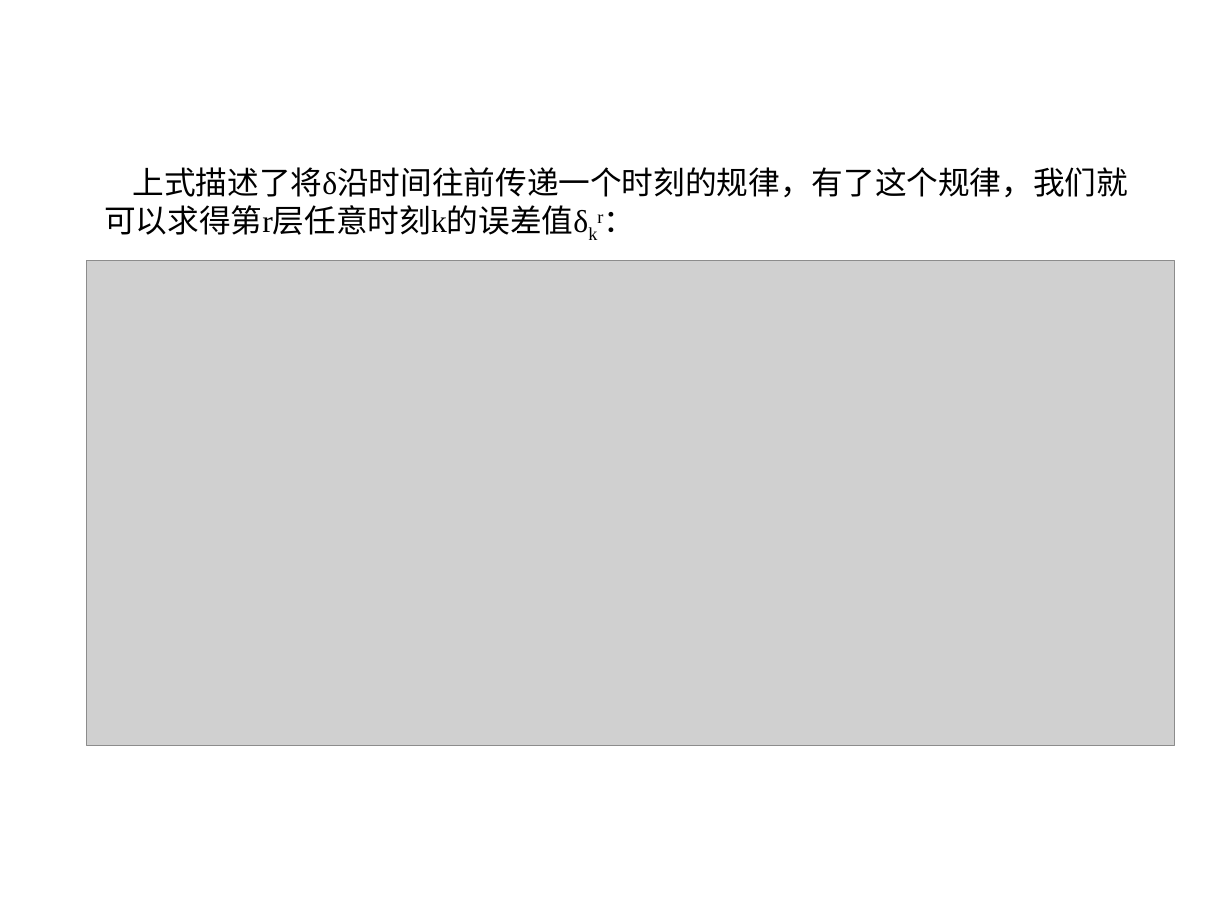
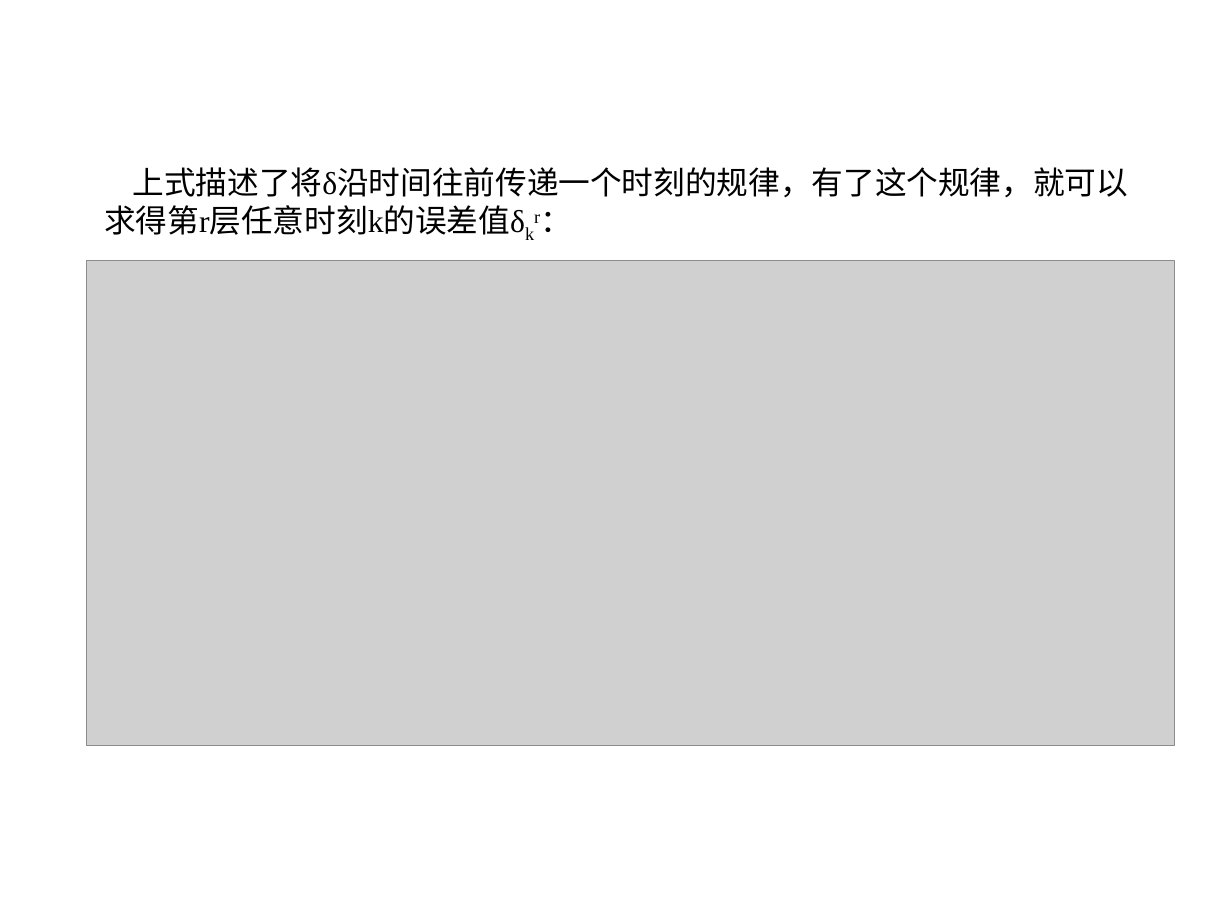
Before and after one commit to sunyisgithub/Git, a slide deck: slide 18 of 循环神经网络（Recurrent Neural Network）.ppt. Drawn at 1232x924 pixels with LibreOffice and Linux fonts; fonts in the diff are those of the drawing; grey boxes stand for pictures; background and template pictures are left out. Boxes give left, top, right and bottom in pixels: in the first picture for what was removed or moved away, otherwise in the second. Text is boxed around its words. In the diff, an @@ line names an element or a change of style, - is before the commit and + after.

```diff
--- a/循环神经网络（Recurrent Neural Network）.ppt
+++ b/循环神经网络（Recurrent Neural Network）.ppt
@@ text at <box>104,167,1129,235</box>: text changed @@
-上式描述了将δ沿时间往前传递一个时刻的规律，有了这个规律，我们就可以求得第r层任意时刻k的误差值δkr：
+上式描述了将δ沿时间往前传递一个时刻的规律，有了这个规律，就可以求得第r层任意时刻k的误差值δkr：
```
Also in this commit, not shown: 6 other slides changed, 4 slides added, 1 slide removed.
